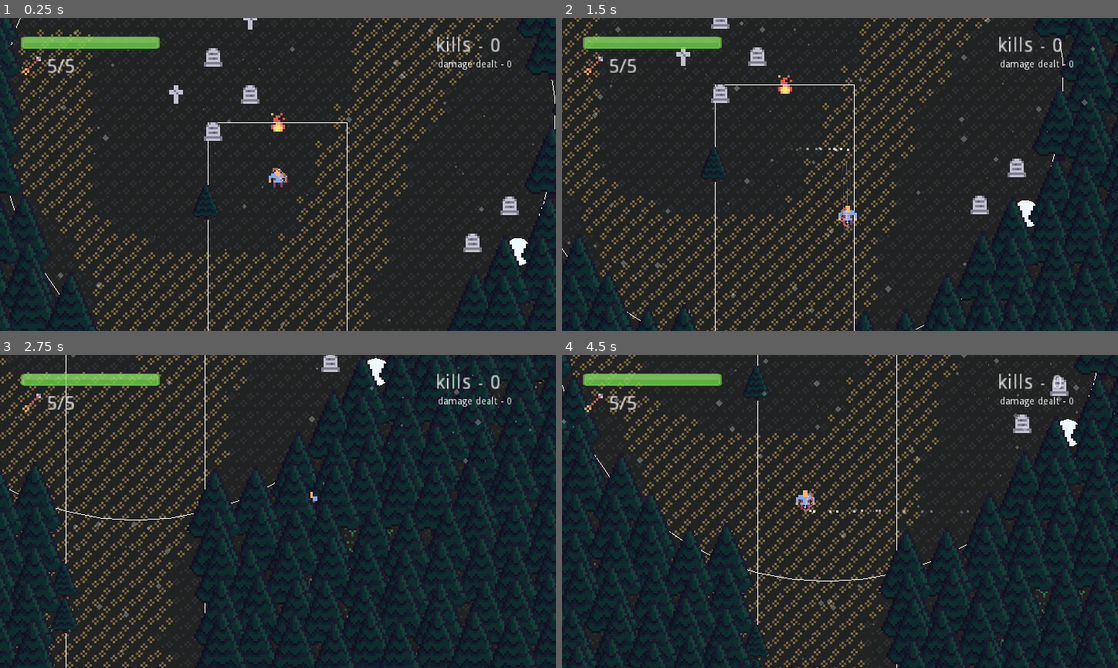
Above: before the commit, frames 1-4 (two rows, left to right).
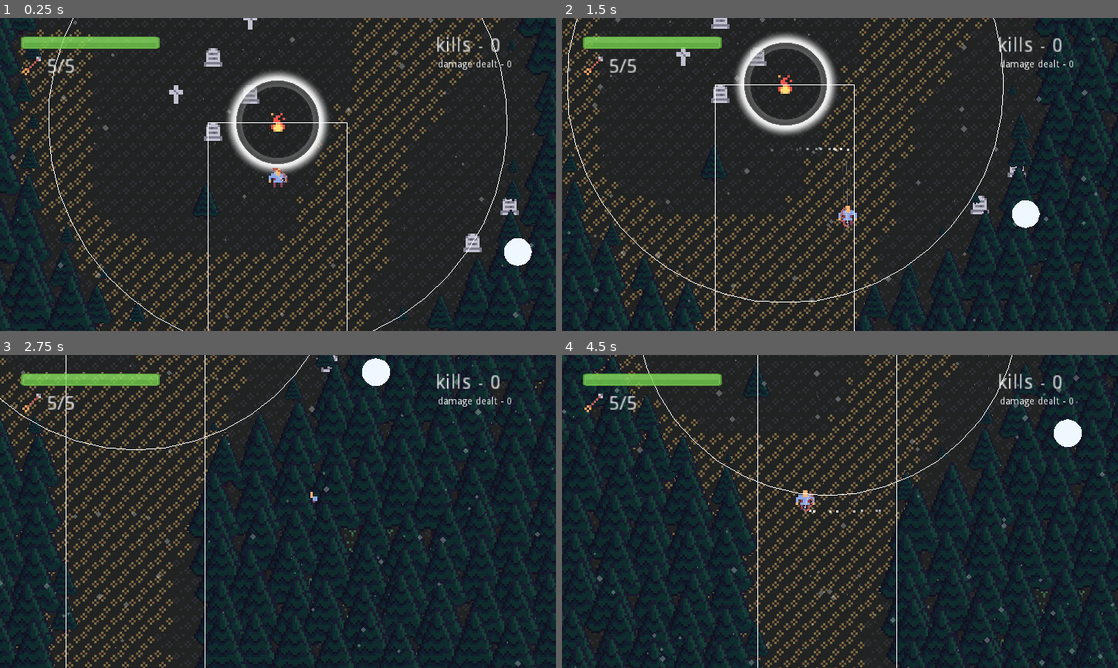
Above: after the commit, the same moments.

Repository: Ariorick/ArcherGame
Game: Godot game, scene res://src/Main.tscn
Two runs of this game, one before a commit and one after it. Both use one fixed random seed, a clock stepped at 60 frames per second and the inputs below.
Inputs (mouse positions are in pixels of both pictures, inside the frame that each line leads up to):
- Up to frame 1 (0.25 s): no input
- Up to frame 2 (1.5 s): move the mouse to (962, 158) at 0.52 s; hold Right (right) 0.53-1.28 s; click (962, 158) at 0.6 s; move the mouse to (728, 190) at 1.27 s; hold Down (down) from 1.28 s (still down); tap Space (dash) at 1.35 s
- Up to frame 3 (2.75 s): move the mouse to (333, 442) at 2.02 s; release Down (down) at 2.03 s; hold Right (right) from 2.03 s (still down); right-click (333, 442) at 2.1 s
- Up to frame 4 (4.5 s): move the mouse to (812, 574) at 2.77 s; release Right (right) at 2.78 s; hold Up (up) 2.78-3.53 s; click (812, 574) at 2.85 s; move the mouse to (1006, 558) at 3.52 s; hold Left (left) from 3.53 s (still down); tap Space (dash) at 3.6 s; move the mouse to (673, 464) at 4.27 s; right-click (673, 464) at 4.35 s

The runs differ from the first frame. In frame 1, 4.2% of the frame differs, in the area x 1-100%, y 0-100%; in frame 2, 5.5%, in the area x 0-99%, y 0-100%; in frame 3, 2.3%; in frame 4, 5.1%.

Commit message:
tried to addd light to a circle

Diff:
--- a/project.godot
+++ b/project.godot
@@ -30,6 +30,11 @@
 "path": "res://src/CircleMap/Circle.gd"
 }, {
 "base": "Node2D",
+"class": "CircleFire",
+"language": "GDScript",
+"path": "res://src/Level/CircleFire.gd"
+}, {
+"base": "Node2D",
 "class": "CircleMap",
 "language": "GDScript",
 "path": "res://src/CircleMap/CircleMap.gd"
@@ -123,6 +128,11 @@
 "class": "PlayerInput",
 "language": "GDScript",
 "path": "res://src/Player/PlayerInput.gd"
+}, {
+"base": "Node2D",
+"class": "PlayerPosition",
+"language": "GDScript",
+"path": "res://src/Level/PlayerPosition.gd"
 }, {
 "base": "PlayerAction",
 "class": "PlayerPullAction",
@@ -159,6 +169,7 @@
 "BaseTree": "",
 "Brain": "",
 "Circle": "",
+"CircleFire": "",
 "CircleMap": "",
 "CircleRes": "",
 "EnemyAction": "",
@@ -178,6 +189,7 @@
 "PlayerAttackAction": "",
 "PlayerDashAction": "",
 "PlayerInput": "",
+"PlayerPosition": "",
 "PlayerPullAction": "",
 "Road": "",
 "RoadTreeDetector": "",
@@ -190,6 +202,7 @@
 
 config/name="Experiment"
 run/main_scene="res://src/Main.tscn"
+boot_splash/bg_color=Color( 0.141176, 0.141176, 0.141176, 1 )
 config/icon="res://icon.png"
 
 [autoload]
--- a/src/CircleMap/Circle.gd
+++ b/src/CircleMap/Circle.gd
@@ -1,17 +1,21 @@
 extends Node2D
 class_name Circle
 
+signal circle_updated
+
+const INACTIVE_RADIUS = 0.6
 
 var radius: float
 export var current_radius: float
 
 func _ready():
-#	$AnimationPlayer.play("TestRadius")
+	$AnimationPlayer.play("TestRadius")
 	pass
 
 func _process(delta):
 	$TreeDetector.update_trees(current_radius)
 	update()
+	update_listeners()
 
 func _draw():
 	draw_circle_custom(current_radius, Color.white)
@@ -19,12 +23,14 @@
 func set_radius(radius: float):
 	self.radius = radius
 	$TreeDetector/CollisionShape2D.shape.radius = radius
-	set_current_radius(radius)
+	set_current_radius(radius * INACTIVE_RADIUS)
 
 func set_current_radius(radius: float):
 	current_radius = radius
 	$TreeDetector.update_trees(radius)
 
+func update_listeners():
+	emit_signal("circle_updated")
 
 func draw_circle_custom(radius, color):
 	var maxerror = 0.25
--- a/src/CircleMap/Circle.tscn
+++ b/src/CircleMap/Circle.tscn
@@ -23,7 +23,7 @@
 "times": PoolRealArray( 0, 2.1, 4 ),
 "transitions": PoolRealArray( 1, 1, 1 ),
 "update": 0,
-"values": [ 100.0, 0.0, 100.0 ]
+"values": [ 100.0, 20.0, 100.0 ]
 }
 
 [node name="Circle" type="Node2D"]
@@ -44,8 +44,9 @@
 script = ExtResource( 3 )
 
 [node name="CollisionShape2D" type="CollisionShape2D" parent="TreeDetector"]
-shape = SubResource( 2 )
+shape = SubResource( 4 )
 
 [node name="AnimationPlayer" type="AnimationPlayer" parent="."]
+playback_speed = 0.1
 anims/TestRadius = SubResource( 3 )
 [connection signal="area_entered" from="TreeDetector" to="TreeDetector" method="_on_TreeDetector_area_entered"]
--- a/src/CircleMap/CircleMap.gd
+++ b/src/CircleMap/CircleMap.gd
@@ -1,6 +1,9 @@
 extends Node2D
 class_name CircleMap
 
+const CircleFire = preload("res://src/Level/CircleFire.tscn")
+
+var content: TileMap setget set_content
 var circle_array: Array = Array() # of Circle
 
 func _ready():
@@ -8,6 +11,18 @@
 	$CircleMapCreator.create_roads(self)
 	circle_array = get_circles_array()
 	$TestView.draw_map(circle_array)
+
+
+func set_content(value: TileMap):
+	content = value
+	create_fires(circle_array)
+
+func create_fires(circle_array: Array):
+	for circle in circle_array:
+		var fire = CircleFire.instance()
+		content.add_child(fire)
+		fire.global_position = circle.position
+		fire.circle = circle
 
 func get_circles_array() -> Array:
 	var array = Array()
--- a/src/CircleMap/CircleMapCreator.gd
+++ b/src/CircleMap/CircleMapCreator.gd
@@ -22,7 +22,7 @@
 #	CircleRes.new(Vector2(-DEF_DIAGONAL, -DEF_DIAGONAL * 3), DEF_SIZE),
 #	CircleRes.new(Vector2(DEF_DIAGONAL, - DEF_DIAGONAL * 3), DEF_SIZE),
 #
-#	CircleRes.new(Vector2(0, -DEF_DIAGONAL * 3 - DEF_TO_BIG_CENTER), BIG_SIZE),
+#	CircleRes.new(Vector2(0, -DEF_DIAGONAL * 3 - DEF_TO_BIG_CENTER), BIG_SIZE)
 ]
 
 func create_circles(parent: Node2D):
--- a/src/CircleMap/RoadTreeDetector.gd
+++ b/src/CircleMap/RoadTreeDetector.gd
@@ -2,6 +2,9 @@
 class_name RoadTreeDetector
 
 var trees: Array
+
+func _ready():
+	$CollisionShape2D.set_shape($CollisionShape2D.get_shape().duplicate(true))
 
 func drop_trees():
 	print(trees.size())
--- a/src/CircleMap/TreeDetector.gd
+++ b/src/CircleMap/TreeDetector.gd
@@ -2,6 +2,9 @@
 class_name TreeDetector
 
 var trees: Array
+
+func _ready():
+	$CollisionShape2D.set_shape($CollisionShape2D.get_shape().duplicate(true))
 
 func get_trees():
 	if trees == null or trees.empty():
--- a/src/Enemy/Base/ParticlesBundle.gd
+++ b/src/Enemy/Base/ParticlesBundle.gd
@@ -1,7 +1,7 @@
 extends Node
 class_name ParticlesBundle
 
-var emitting: bool setget set_emitting, is_emitting
+export var emitting: bool setget set_emitting, is_emitting
 
 func is_emitting() -> bool:
 	if not get_children().empty():
--- /dev/null
+++ b/src/Level/CircleFire.gd
@@ -0,0 +1,19 @@
+extends Node2D
+class_name CircleFire
+
+const TEXTURE_SCALE = 1.0
+
+var circle: Circle setget set_circle
+
+func _process(delta):
+	$Light2D.rotation_degrees += 1
+
+
+func circle_updated():
+	print("circle_updated")
+	$Light2D.texture_scale = TEXTURE_SCALE * circle.current_radius / circle.radius
+	pass
+
+func set_circle(value):
+	circle = value
+	circle.connect("circle_updated", self, "circle_updated")
--- /dev/null
+++ b/src/Level/CircleFire.tscn
@@ -0,0 +1,22 @@
+[gd_scene load_steps=5 format=2]
+
+[ext_resource path="res://assets/Tiles/tile_0120.png" type="Texture" id=1]
+[ext_resource path="res://assets/Particles/light_01.png" type="Texture" id=2]
+[ext_resource path="res://assets/Particles/circle_03.png" type="Texture" id=3]
+[ext_resource path="res://src/Level/CircleFire.gd" type="Script" id=4]
+
+[node name="CircleFire" type="Node2D"]
+script = ExtResource( 4 )
+
+[node name="FireSprite" type="Sprite" parent="."]
+texture = ExtResource( 1 )
+
+[node name="CircleSprite" type="Sprite" parent="."]
+scale = Vector2( 0.1, 0.1 )
+texture = ExtResource( 3 )
+
+[node name="Light2D" type="Light2D" parent="."]
+enabled = false
+texture = ExtResource( 2 )
+energy = 1.2
+mode = 2
--- /dev/null
+++ b/src/Level/PlayerPosition.gd
@@ -0,0 +1,6 @@
+extends Node2D
+class_name PlayerPosition
+
+
+func _process(delta):
+	global_position = GameManager.player_position
--- a/src/Level/World.gd
+++ b/src/Level/World.gd
@@ -5,6 +5,7 @@
 func _ready():
 	$TreeManager.content = $Content
 	$Background.content = $Content
+	$CircleMap.content = $Content
 
 func generate(chunk: Vector2):
 	var from = chunk * chunk_size
--- a/src/Level/World.tscn
+++ b/src/Level/World.tscn
@@ -10,6 +10,9 @@
 [ext_resource path="res://src/CircleMap/CircleMap.tscn" type="PackedScene" id=8]
 [ext_resource path="res://src/Level/TreeManager.gd" type="Script" id=9]
 [ext_resource path="res://src/Level/Background.gd" type="Script" id=10]
+[ext_resource path="res://src/Level/PlayerPosition.gd" type="Script" id=11]
+[ext_resource path="res://assets/Particles/trace_05.png" type="Texture" id=12]
+[ext_resource path="res://src/Enemy/Base/ParticlesBundle.gd" type="Script" id=13]
 
 [sub_resource type="TileSet" id=1]
 0/name = "tile_0060.png 0"
@@ -85,6 +88,64 @@
 3/shapes = [  ]
 3/z_index = 0
 
+[sub_resource type="Gradient" id=3]
+offsets = PoolRealArray( 0, 0.463768, 1 )
+colors = PoolColorArray( 1, 1, 1, 0.337255, 1, 1, 1, 0.262745, 1, 1, 1, 0.333333 )
+
+[sub_resource type="GradientTexture" id=4]
+gradient = SubResource( 3 )
+
+[sub_resource type="Curve" id=5]
+_data = [ Vector2( 0.00925925, 0 ), 0.0, 0.0, 0, 0, Vector2( 0.330247, 0.304955 ), 0.0, 0.0, 0, 0, Vector2( 0.506173, 1 ), 0.0, 0.0, 0, 0, Vector2( 0.712963, 0.291441 ), 0.0, 0.0, 0, 0, Vector2( 1, 0 ), 0.0, 0.0, 0, 0 ]
+
+[sub_resource type="CurveTexture" id=6]
+curve = SubResource( 5 )
+
+[sub_resource type="ParticlesMaterial" id=7]
+emission_shape = 2
+emission_box_extents = Vector3( 500, 500, 1 )
+flag_disable_z = true
+direction = Vector3( 0, 1, 0 )
+spread = 180.0
+gravity = Vector3( 0, 0, 0 )
+initial_velocity = 5.0
+initial_velocity_random = 0.75
+orbit_velocity = 0.0
+orbit_velocity_random = 0.0
+angle = 45.0
+scale = 2.0
+scale_curve = SubResource( 6 )
+color_ramp = SubResource( 4 )
+
+[sub_resource type="ParticlesMaterial" id=8]
+emission_shape = 2
+emission_box_extents = Vector3( 200, 100, 1 )
+flag_disable_z = true
+direction = Vector3( 0, 1, 0 )
+spread = 0.0
+gravity = Vector3( 0, 0, 0 )
+initial_velocity = 100.0
+initial_velocity_random = 0.28
+orbit_velocity = 0.0
+orbit_velocity_random = 0.0
+scale = 0.02
+color_ramp = SubResource( 4 )
+
+[sub_resource type="ParticlesMaterial" id=9]
+lifetime_randomness = 0.18
+emission_shape = 2
+emission_box_extents = Vector3( 200, 200, 1 )
+flag_disable_z = true
+direction = Vector3( 0, 1, 0 )
+spread = 0.0
+gravity = Vector3( 0, 0, 0 )
+initial_velocity = 100.0
+initial_velocity_random = 0.28
+orbit_velocity = 0.0
+orbit_velocity_random = 0.0
+scale = 0.01
+color_ramp = SubResource( 4 )
+
 [node name="World" type="Node2D"]
 script = ExtResource( 3 )
 
@@ -108,8 +169,51 @@
 [node name="Player" parent="Content" instance=ExtResource( 2 )]
 
 [node name="TreeManager" type="Node2D" parent="."]
+z_index = 10
 script = ExtResource( 9 )
 
 [node name="CircleMap" parent="." instance=ExtResource( 8 )]
+z_index = 10
 
 [node name="Sequence" type="Node2D" parent="."]
+z_index = 10
+
+[node name="PlayerPosition" type="Node2D" parent="."]
+z_index = 10
+script = ExtResource( 11 )
+
+[node name="Weather" type="Node2D" parent="PlayerPosition"]
+
+[node name="AirParticles" type="Particles2D" parent="PlayerPosition/Weather"]
+position = Vector2( -0.574295, -86.7193 )
+amount = 5000
+lifetime = 10.0
+preprocess = 5.0
+randomness = 0.35
+local_coords = false
+process_material = SubResource( 7 )
+
+[node name="ParticlesBundle" type="Node2D" parent="PlayerPosition/Weather"]
+script = ExtResource( 13 )
+
+[node name="RainParticles" type="Particles2D" parent="PlayerPosition/Weather/ParticlesBundle"]
+position = Vector2( -1.94136, 0.773743 )
+emitting = false
+amount = 500
+lifetime = 0.1
+preprocess = 5.0
+randomness = 0.35
+local_coords = false
+process_material = SubResource( 8 )
+texture = ExtResource( 12 )
+
+[node name="RainParticles2" type="Particles2D" parent="PlayerPosition/Weather/ParticlesBundle"]
+position = Vector2( -1.94136, 0.773743 )
+emitting = false
+amount = 500
+lifetime = 2.0
+preprocess = 5.0
+randomness = 0.35
+local_coords = false
+process_material = SubResource( 9 )
+texture = ExtResource( 12 )
--- a/src/Main.tscn
+++ b/src/Main.tscn
@@ -12,3 +12,5 @@
 [node name="World" parent="." instance=ExtResource( 2 )]
 
 [node name="PlayerPosition" type="Node2D" parent="."]
+
+[node name="CanvasModulate" type="CanvasModulate" parent="."]
--- a/src/Player/Player.tscn
+++ b/src/Player/Player.tscn
@@ -8,8 +8,6 @@
 [ext_resource path="res://assets/Tiles/tile_0004_blue.png" type="Texture" id=6]
 [ext_resource path="res://assets/Particles/scratch_01.png" type="Texture" id=7]
 [ext_resource path="res://src/GameManager/EnemySpawner.tscn" type="PackedScene" id=8]
-[ext_resource path="res://assets/Particles/trace_05.png" type="Texture" id=9]
-[ext_resource path="res://src/Enemy/Base/ParticlesBundle.gd" type="Script" id=10]
 
 [sub_resource type="PhysicsMaterial" id=1]
 friction = 0.0
@@ -160,64 +158,6 @@
 [sub_resource type="CircleShape2D" id=27]
 radius = 7.39269
 
-[sub_resource type="Gradient" id=28]
-offsets = PoolRealArray( 0, 0.463768, 1 )
-colors = PoolColorArray( 1, 1, 1, 0.337255, 1, 1, 1, 0.262745, 1, 1, 1, 0.333333 )
-
-[sub_resource type="GradientTexture" id=29]
-gradient = SubResource( 28 )
-
-[sub_resource type="Curve" id=35]
-_data = [ Vector2( 0.00925925, 0 ), 0.0, 0.0, 0, 0, Vector2( 0.330247, 0.304955 ), 0.0, 0.0, 0, 0, Vector2( 0.506173, 1 ), 0.0, 0.0, 0, 0, Vector2( 0.712963, 0.291441 ), 0.0, 0.0, 0, 0, Vector2( 1, 0 ), 0.0, 0.0, 0, 0 ]
-
-[sub_resource type="CurveTexture" id=37]
-curve = SubResource( 35 )
-
-[sub_resource type="ParticlesMaterial" id=36]
-emission_shape = 2
-emission_box_extents = Vector3( 500, 500, 1 )
-flag_disable_z = true
-direction = Vector3( 0, 1, 0 )
-spread = 180.0
-gravity = Vector3( 0, 0, 0 )
-initial_velocity = 5.0
-initial_velocity_random = 0.75
-orbit_velocity = 0.0
-orbit_velocity_random = 0.0
-angle = 45.0
-scale = 2.0
-scale_curve = SubResource( 37 )
-color_ramp = SubResource( 29 )
-
-[sub_resource type="ParticlesMaterial" id=33]
-emission_shape = 2
-emission_box_extents = Vector3( 200, 100, 1 )
-flag_disable_z = true
-direction = Vector3( 0, 1, 0 )
-spread = 0.0
-gravity = Vector3( 0, 0, 0 )
-initial_velocity = 100.0
-initial_velocity_random = 0.28
-orbit_velocity = 0.0
-orbit_velocity_random = 0.0
-scale = 0.02
-color_ramp = SubResource( 29 )
-
-[sub_resource type="ParticlesMaterial" id=34]
-lifetime_randomness = 0.18
-emission_shape = 2
-emission_box_extents = Vector3( 200, 200, 1 )
-flag_disable_z = true
-direction = Vector3( 0, 1, 0 )
-spread = 0.0
-gravity = Vector3( 0, 0, 0 )
-initial_velocity = 100.0
-initial_velocity_random = 0.28
-orbit_velocity = 0.0
-orbit_velocity_random = 0.0
-scale = 0.01
-color_ramp = SubResource( 29 )
-
 [node name="Player" type="RigidBody2D" groups=[
 "player",
 ]]
@@ -324,39 +264,5 @@
 
 [node name="EnemySpawner" parent="." instance=ExtResource( 8 )]
 position = Vector2( 0.107983, 7.99067 )
-
-[node name="AirParticles" type="Particles2D" parent="."]
-position = Vector2( -0.574295, -86.7193 )
-amount = 5000
-lifetime = 10.0
-preprocess = 5.0
-randomness = 0.35
-local_coords = false
-process_material = SubResource( 36 )
-
-[node name="ParticlesBundle" type="Node2D" parent="."]
-script = ExtResource( 10 )
-
-[node name="RainParticles" type="Particles2D" parent="ParticlesBundle"]
-position = Vector2( -1.94136, 0.773743 )
-emitting = false
-amount = 500
-lifetime = 0.1
-preprocess = 5.0
-randomness = 0.35
-local_coords = false
-process_material = SubResource( 33 )
-texture = ExtResource( 9 )
-
-[node name="RainParticles2" type="Particles2D" parent="ParticlesBundle"]
-position = Vector2( -1.94136, 0.773743 )
-emitting = false
-amount = 500
-lifetime = 2.0
-preprocess = 5.0
-randomness = 0.35
-local_coords = false
-process_material = SubResource( 34 )
-texture = ExtResource( 9 )
 [connection signal="body_entered" from="DamageDetector" to="." method="_on_DamageDetector_body_entered"]
 [connection signal="body_entered" from="PickArea" to="." method="_on_PickArea_body_entered"]
Not shown: 1 places in src/CircleMap/Circle.tscn that only renumber resources
Not shown: 1 places in src/Level/World.tscn that only renumber resources
Not shown: 1 places in src/Player/Player.tscn that only renumber resources
